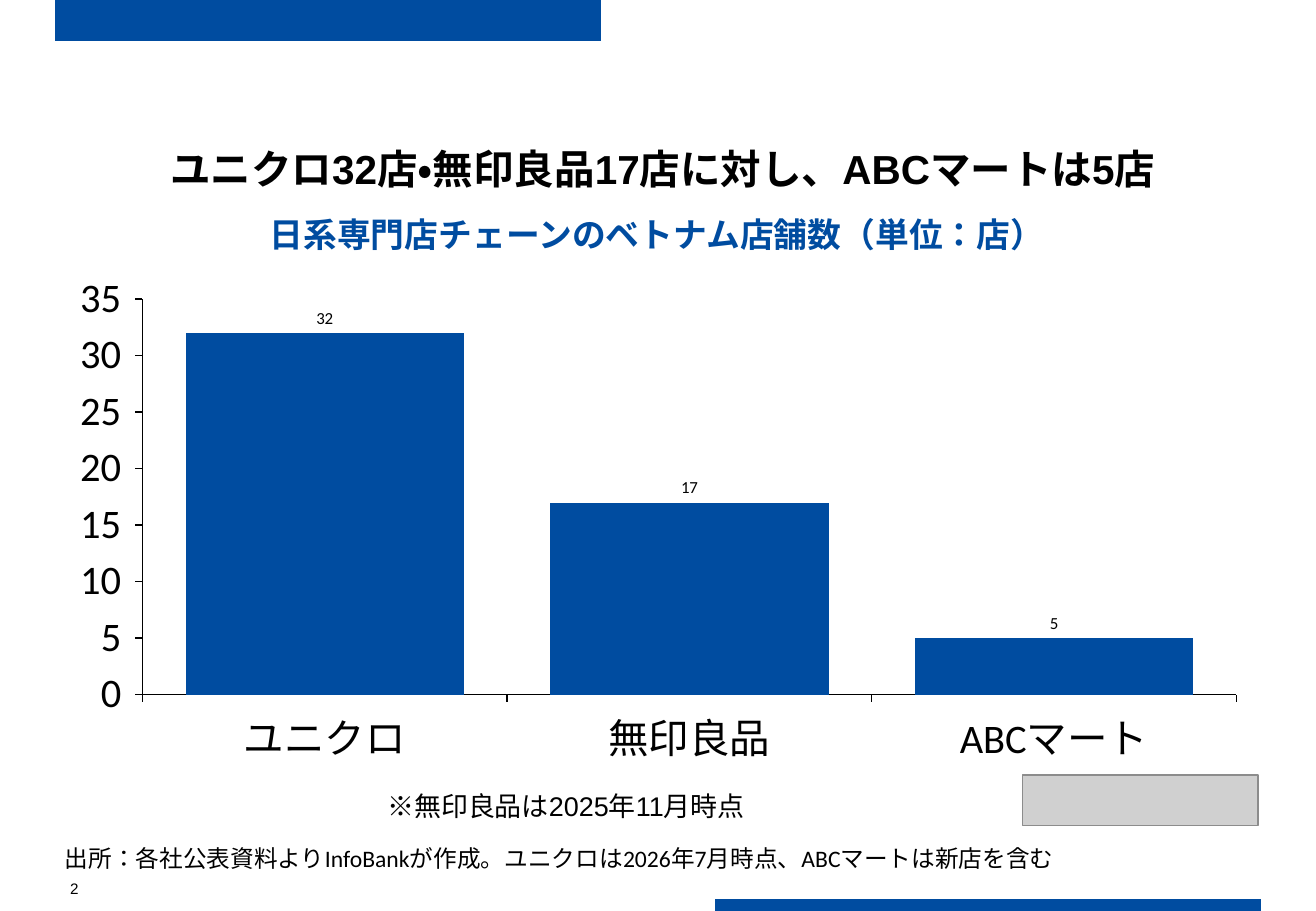
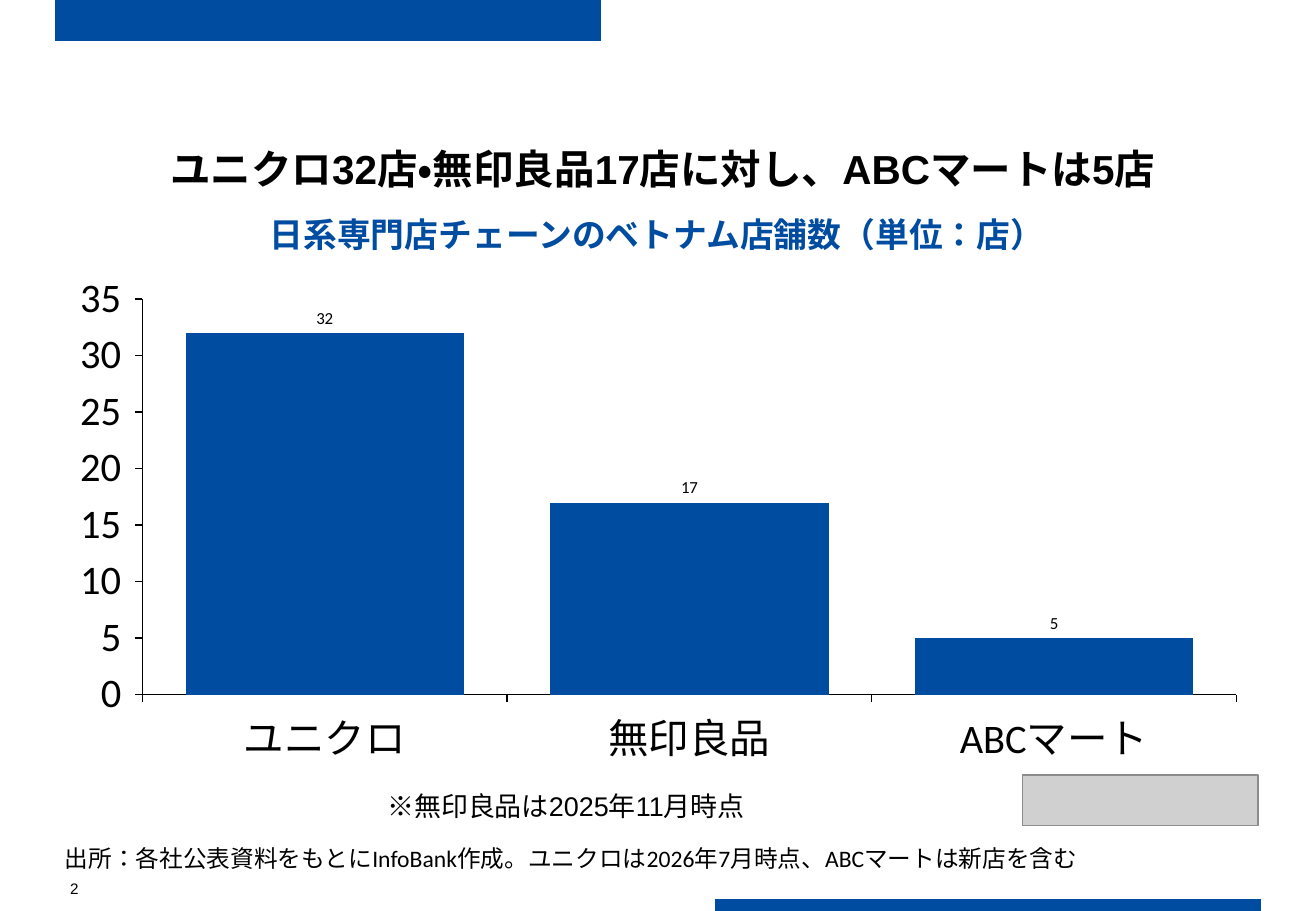
Before and after one commit to tk4242/pictgram0909, a slide deck: slide 2 of samples/2026-08-18_abcmart/figures.pptx. Drawn at 1316x911 pixels with LibreOffice and Linux fonts; fonts in the diff are those of the drawing; grey boxes stand for pictures. Boxes give left, top, right and bottom in pixels: in the first picture for what was removed or moved away, otherwise in the second. Text is boxed around its words. In the diff, an @@ line names an element or a change of style, - is before the commit and + after.

```diff
--- a/samples/2026-08-18_abcmart/figures.pptx
+++ b/samples/2026-08-18_abcmart/figures.pptx
@@ text at box(65, 847, 1077, 869): text changed @@
-出所：各社公表資料よりInfoBankが作成。ユニクロは2026年7月時点、ABCマートは新店を含む
+出所：各社公表資料をもとにInfoBank作成。ユニクロは2026年7月時点、ABCマートは新店を含む
```
Also in this commit, not shown: 1 other slide changed, 3 other files.
